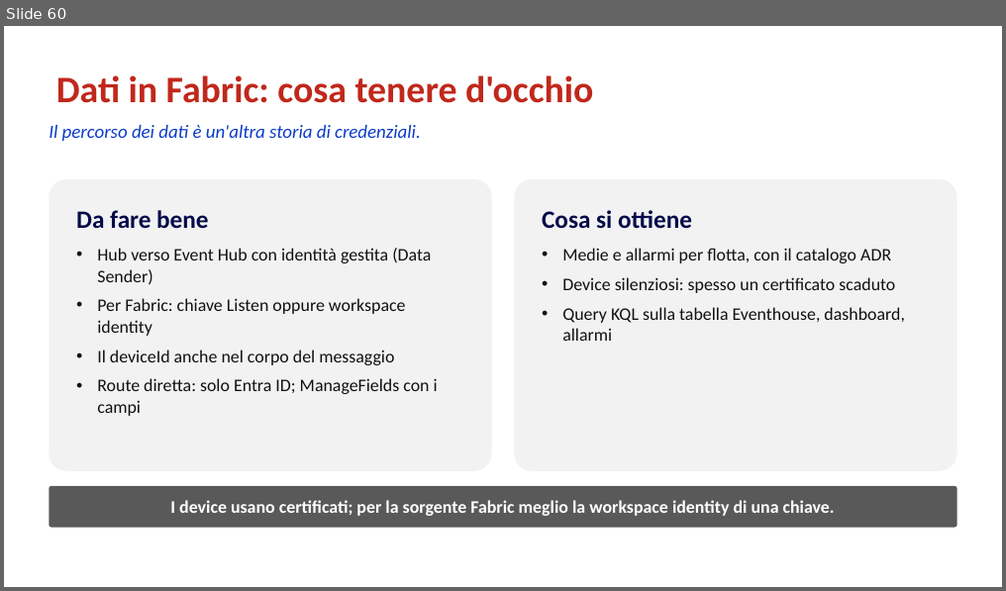
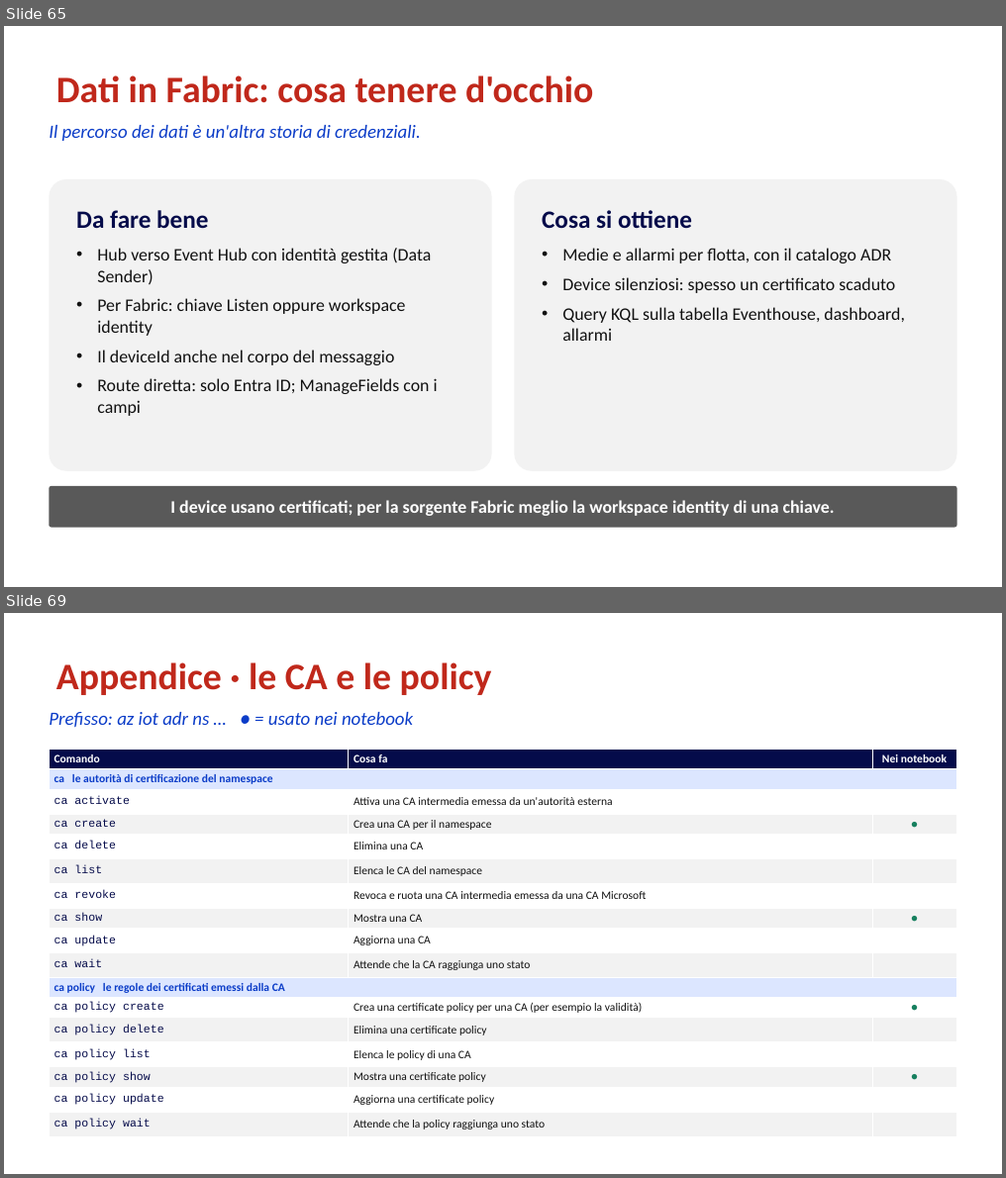
Before and after one commit to marcoparenzan/WPC2026, a slide deck: slides/IoT-Hub-ADR-Lezione.nuova.pptx. Shown one above the other, each under a label of ours: slide 60 before the commit, slides 65 and 69 after it; the slides between them are not shown. The pictures are 1006x591 and 1006x1178 pixels, drawn with LibreOffice and Linux fonts; fonts in the diff are those of the drawing. Boxes give left, top, right and bottom in pixels: in the first picture for what was removed or moved away, otherwise in the second. Text is boxed around its words. In the diff, an @@ line names an element or a change of style, - is before the commit and + after.

```diff
--- a/slides/IoT-Hub-ADR-Lezione.nuova.pptx
+++ b/slides/IoT-Hub-ADR-Lezione.nuova.pptx
@@ slide 69 added at (4, 613, 1002, 1174), background #FFFFFF @@
@@ title added at (56, 663, 492, 695), 36 pt, text #C0281B, bold @@
+Appendice · le CA e le policy
@@ text added at (49, 712, 413, 728), 18 pt, text #0B3CC8, italic @@
+Prefisso: az iot adr ns … ● = usato nei notebook
@@ table added at (49, 750, 957, 1134), 17 rows, 3 columns @@
+Comando | Cosa fa | Nei notebook
+ca le autorità di certificazione del namespace |  | 
+ca activate | Attiva una CA intermedia emessa da un'autorità esterna | 
+ca create | Crea una CA per il namespace | ●
+ca delete | Elimina una CA | 
+ca list | Elenca le CA del namespace | 
+ca revoke | Revoca e ruota una CA intermedia emessa da una CA Microsoft | 
+ca show | Mostra una CA | ●
+ca update | Aggiorna una CA | 
+ca wait | Attende che la CA raggiunga uno stato | 
+ca policy le regole dei certificati emessi dalla CA |  | 
+ca policy create | Crea una certificate policy per una CA (per esempio la validità) | ●
+ca policy delete | Elimina una certificate policy | 
+ca policy list | Elenca le policy di una CA | 
+ca policy show | Mostra una certificate policy | ●
+ca policy update | Aggiorna una certificate policy | 
+ca policy wait | Attende che la policy raggiunga uno stato | 
@@ what was slide 60 is now slide 65 @@
```
Also in this commit, not shown: 1 slide changed, 13 other slides added, 34 other files.
